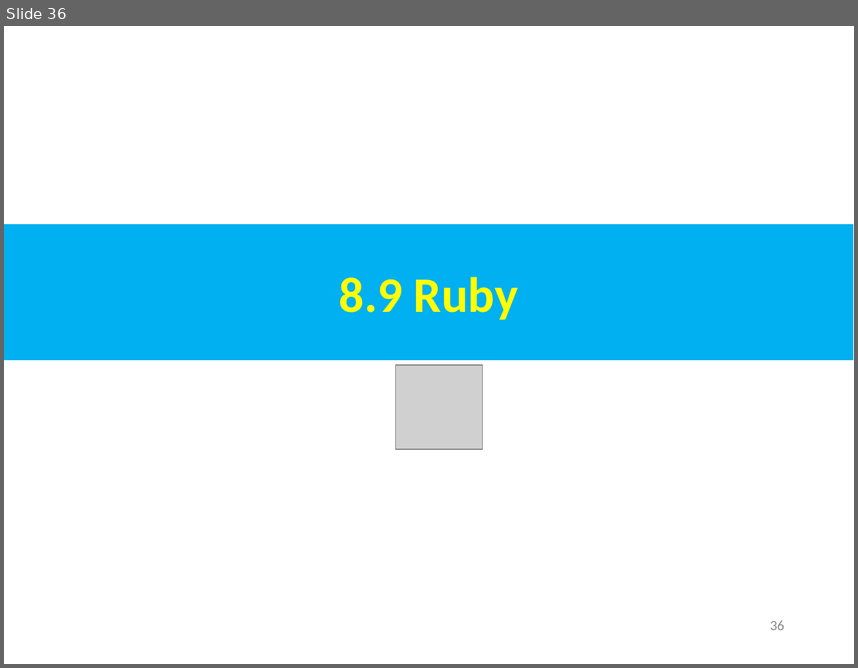
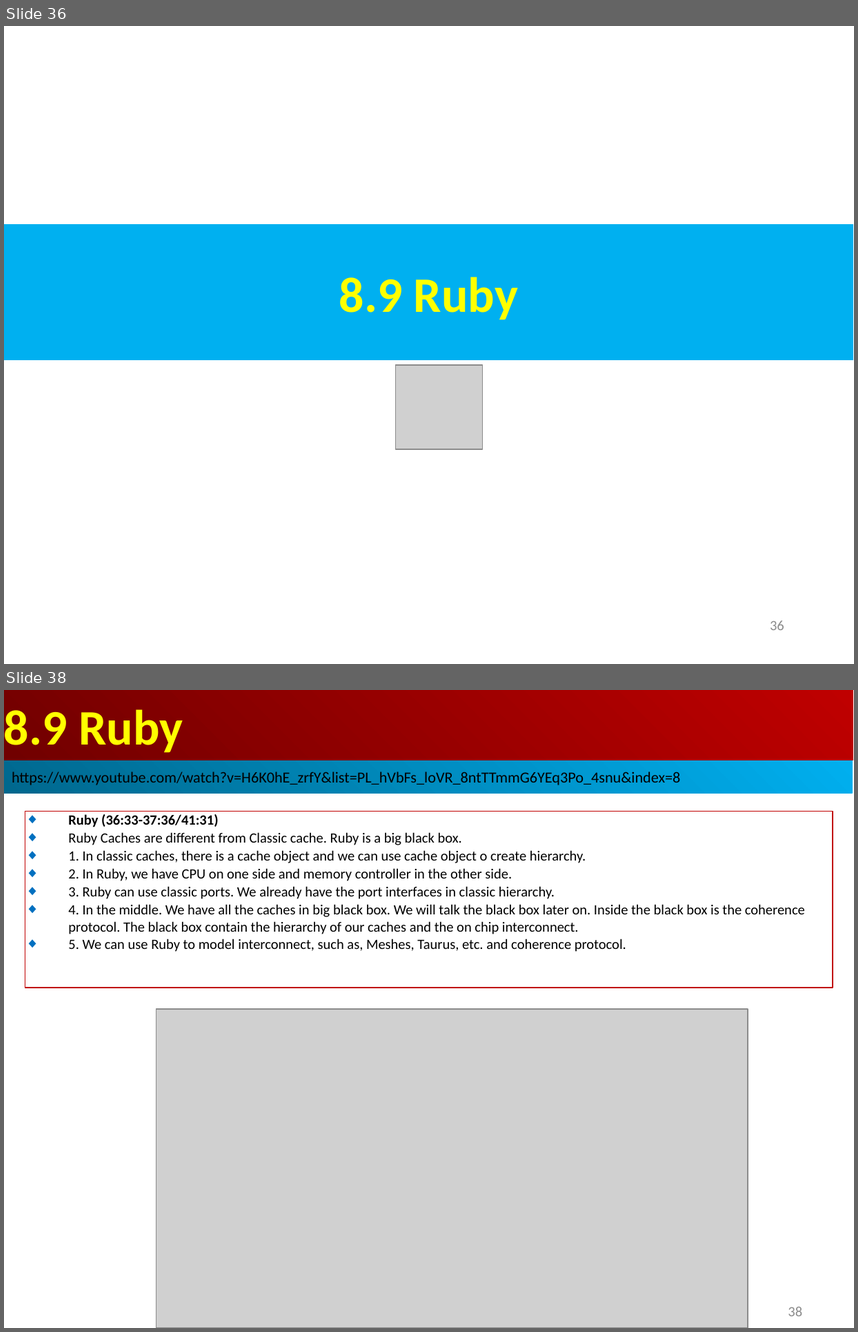
Before and after one commit to peterhchen/AIU_CS850_Gem5_McPAT, a slide deck: 050_Gem5/008.CacheMod/000_Video/008.CacheMod.ppt. Shown one above the other, each under a label of ours: slide 36 before the commit, slides 36 and 38 after it; the slides between them are not shown. The pictures are 858x668 and 858x1332 pixels, drawn with LibreOffice and Linux fonts; fonts in the diff are those of the drawing; grey boxes stand for pictures. Boxes give left, top, right and bottom in pixels: in the first picture for what was removed or moved away, otherwise in the second. Text is boxed around its words. In the diff, an @@ line names an element or a change of style, - is before the commit and + after.

```diff
--- a/050_Gem5/008.CacheMod/000_Video/008.CacheMod.ppt
+++ b/050_Gem5/008.CacheMod/000_Video/008.CacheMod.ppt
@@ slide 38 added at (4, 690, 854, 1328), background #FFFFFF @@
@@ rectangle added at (4, 690, 853, 760), fill gradient #BF0000 to #710000, 42 pt, text #FFFF00, bold @@
+8.9 Ruby
@@ rectangle added at (4, 760, 853, 793), fill gradient #00AFEF to #00688E, 13 pt, text #000000 @@
+https://www.youtube.com/watch?v=H6K0hE_zrfY&list=PL_hVbFs_loVR_8ntTTmmG6YEq3Po_4snu&index=8
@@ rectangle added at (25, 811, 833, 987), outline #C00000 0.74 pt, 12 pt, text #000000 @@
+◆ Ruby (36:33-37:36/41:31)
+◆ Ruby Caches are different from Classic cache. Ruby is a big black box.
+◆ 1. In classic caches, there is a cache object and we can use cache object o create hierarchy.
+◆ 2. In Ruby, we have CPU on one side and memory controller in the other side.
+◆ 3. Ruby can use classic ports. We already have the port interfaces in classic hierarchy.
+◆ 4. In the middle. We have all the caches in big black box. We will talk the black box later on. Inside the black box is the coherence protocol. The black box contain the hierarchy of our caches and the on chip interconnect.
+◆ 5. We can use Ruby to model interconnect, such as, Meshes, Taurus, etc. and coherence protocol.
@@ picture added at (156, 1009, 748, 1328) @@
@@ page number added at (788, 1306, 802, 1316), 12 pt, text #8B8B8B @@
+38
```
Also in this commit, not shown: 2 slides changed, 1 other slide added.
